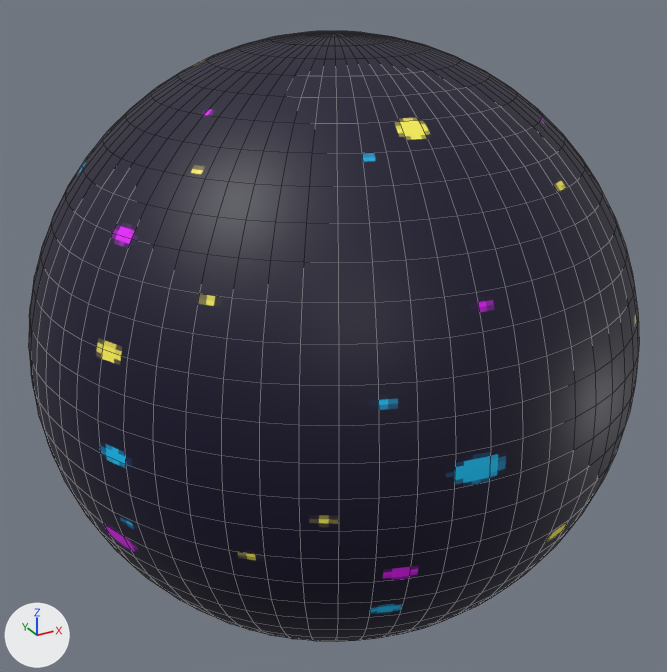
The Blender file Environment/BlenderFiles/SkySphere.blend as it was, and as the next commit left it.
Before and after are seen from a 50 mm lens placed at (-1410.0, -2562.0, 1282.0), pointed at (-1.0, 1.0, 1.0). The lights are fixed; the arrows at lower left show +X, +Y and +Z. Mesh edges are drawn as thin lines.

Before the edit, the objects in view are built like this:
```python
me_sphere = bpy.data.meshes.new('Sphere')
me_sphere.from_pydata(...)  # 1986 vertices, 2048 faces; spans x -1000.0..1000.0, y -1000.0..1000.0, z -1000.0..1000.0
me_sphere.polygons.foreach_set('use_smooth', [True] * 2048)
me_sphere.materials.append(mat_mi_skysphere)  # picture img_t_skybox_night_256
ob_sm_skysphere = bpy.data.objects.new('SM_SkySphere', me_sphere)
ob_sm_skysphere.location = (0.0, 0.0, 0.0)
```
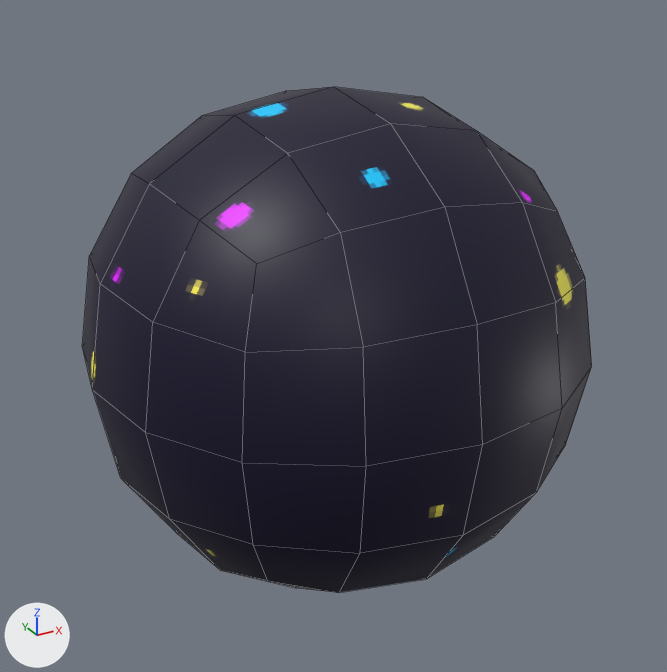
Patch to the scene script:
```diff
--- a/Environment/BlenderFiles/SkySphere.blend.py
+++ b/Environment/BlenderFiles/SkySphere.blend.py
@@ me_sphere @@
 # used by ob_sm_skysphere; location = (0.0, 0.0, 0.0)
-me_sphere.from_pydata(...)  # 1986 vertices, 2048 faces; spans x -1000.0..1000.0, y -1000.0..1000.0, z -1000.0..1000.0
+me_sphere.from_pydata(...)  # 8 vertices, 6 faces; spans x -1000.0..1000.0, y -1000.0..1000.0, z -1000.0..1000.0
+# me_sphere part 1: 1986 vertices removed from x -1000.0..1000.0, y -1000.0..1000.0, z -1000.0..1000.0; 8 vertices added at x -1000.0..1000.0, y -1000.0..1000.0, z -1000.0..1000.0, forming a box
 me_sphere.materials.append(mat_mi_skysphere)
@@ ob_sm_skysphere @@
 ob_sm_skysphere.location = (0.0, 0.0, 0.0)
+_m = ob_sm_skysphere.modifiers.new('Subdivision', 'SUBSURF')
+_m.levels = 3
```

Where the change shows, as pixel boxes [x1, y1, x2, y2] in the pictures (667 x 672 px):
'SM_SkySphere', reshaped, modifiers changed (16% narrower, 17% shorter)
    before: [29, 31, 639, 641]
    after: [82, 87, 592, 592]
